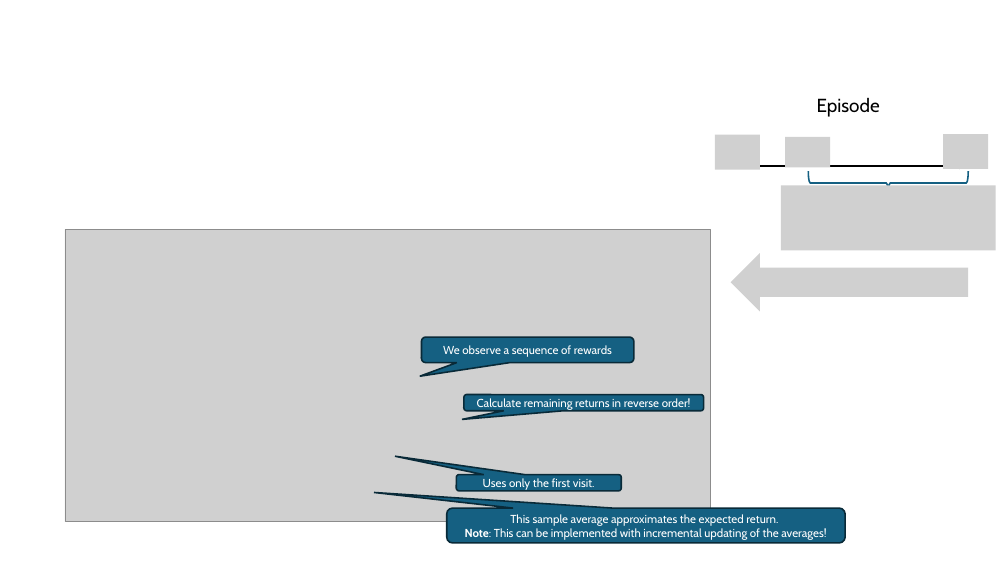
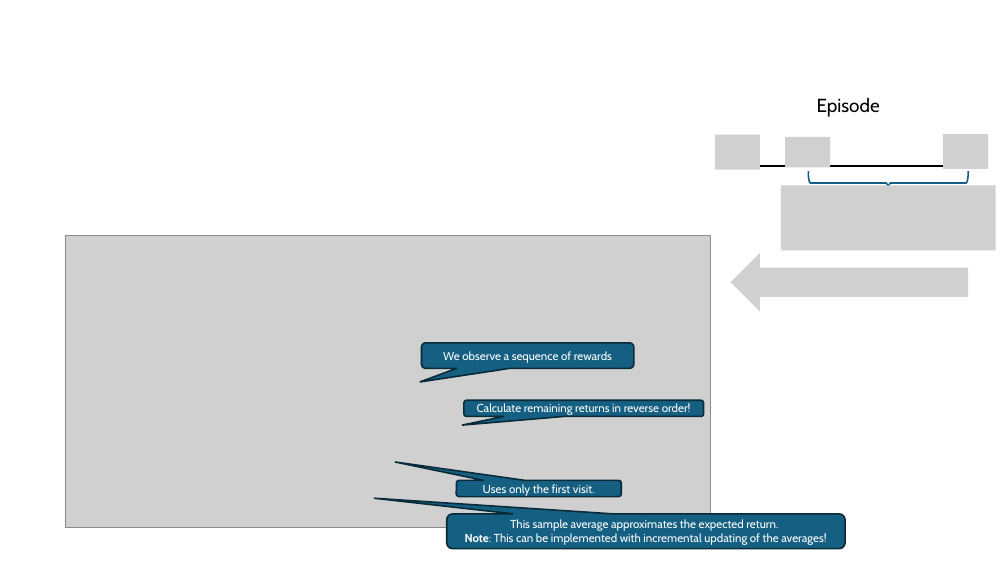
Before and after one commit to mhahsler/Introduction_to_Reinforcement_Learning, a slide deck: slide 6 of slides/Lecture_Chapter05.pptx. Drawn at 1008x567 pixels with LibreOffice and Linux fonts; fonts in the diff are those of the drawing; grey boxes stand for pictures. Boxes give left, top, right and bottom in pixels: in the first picture for what was removed or moved away, otherwise in the second. Text is boxed around its words. In the diff, an @@ line names an element or a change of style, - is before the commit and + after.

```diff
--- a/slides/Lecture_Chapter05.pptx
+++ b/slides/Lecture_Chapter05.pptx
@@ 4 rounded speech boxes, 1 picture: place and size @@
-4 rounded speech boxes, 1 picture at <box>65,229,845,543</box>
+4 rounded speech boxes, 1 picture at <box>65,235,845,549</box>
```
Also in this commit, not shown: 7 other slides changed, 1 slide added, 1 slide removed, 2 other files.
